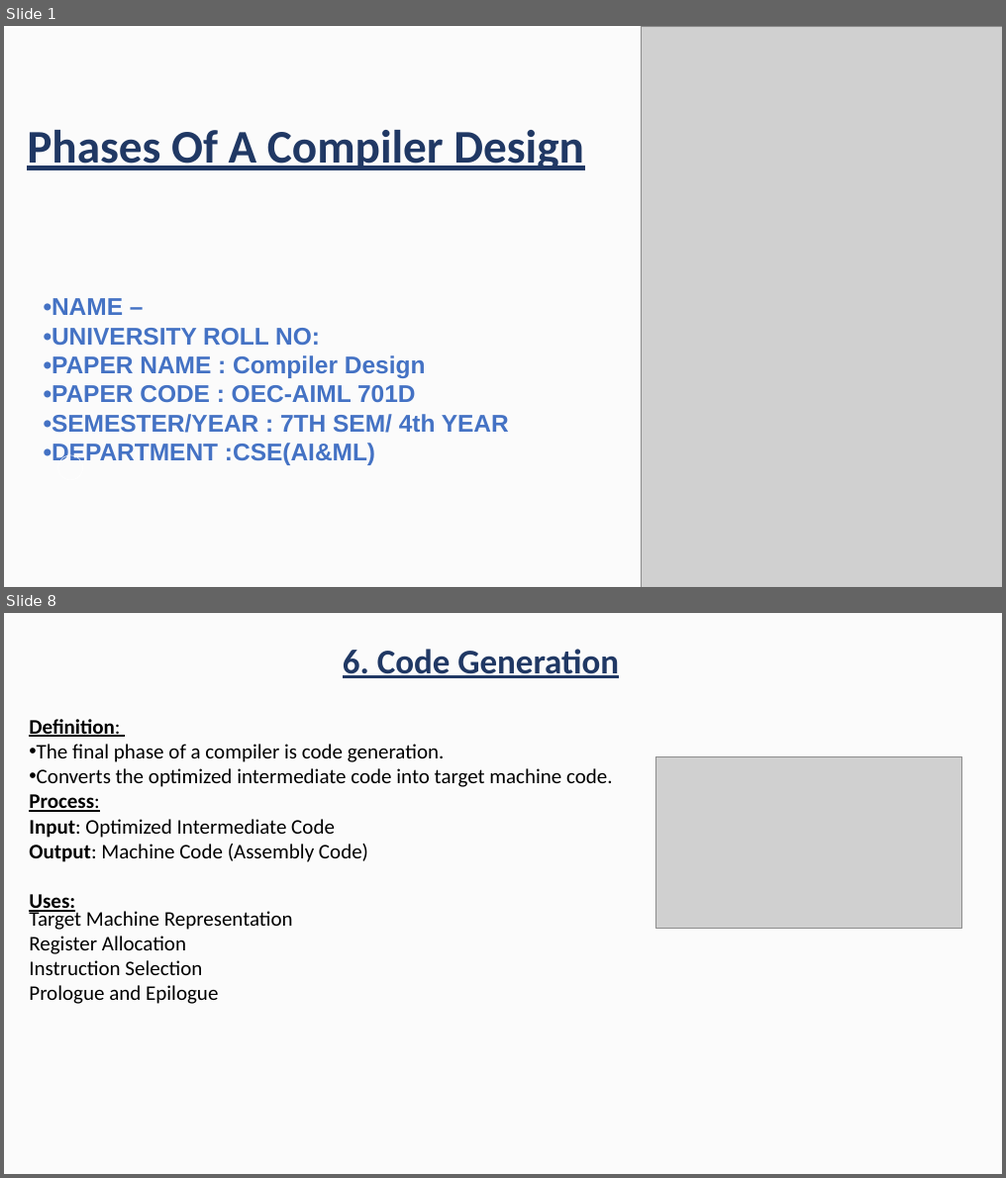
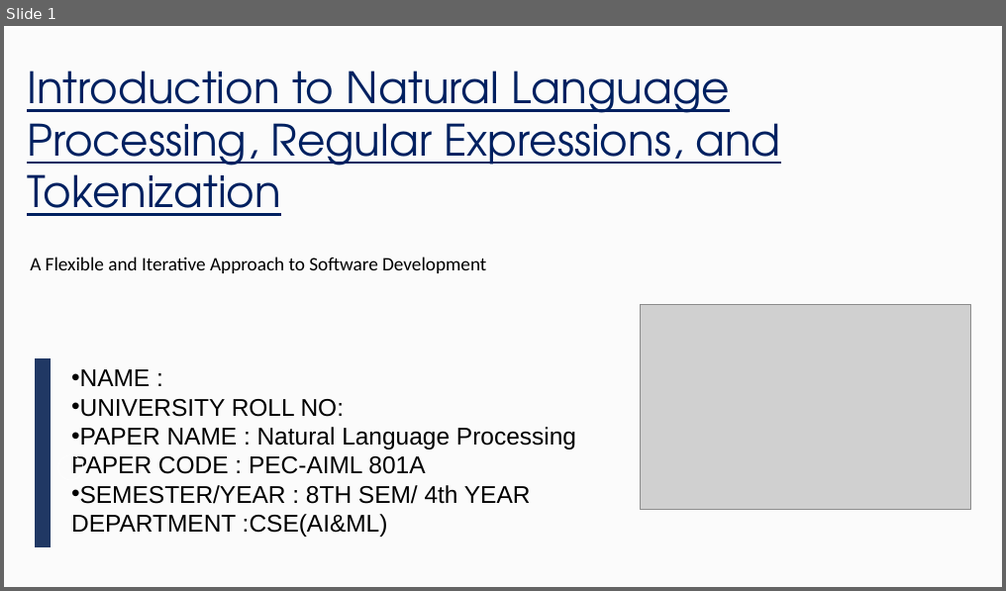
Before and after one commit to aditya2027krml/Undergraduate-CSE-AI-ML-Presentations-and-Reports-of-College, a slide deck: 4th Year/Presentations/34230821034.pptx. Shown one above the other, each under a label of ours: slides 1 and 8 before the commit, slide 1 after it; the slides between them are not shown. The pictures are 1006x1178 and 1006x591 pixels, drawn with LibreOffice and Linux fonts; fonts in the diff are those of the drawing; grey boxes stand for pictures; background and template pictures are left out. Boxes give left, top, right and bottom in pixels: in the first picture for what was removed or moved away, otherwise in the second. Text is boxed around its words. In the diff, an @@ line names an element or a change of style, - is before the commit and + after.

Commit message:
Add files via upload
Introduction to Natural Language Processing, Regular Expressions, and Tokenization

```diff
--- a/4th Year/Presentations/34230821034.pptx
+++ b/4th Year/Presentations/34230821034.pptx
@@ slide 8 removed at <box>4,613,1002,1174</box>, background picture (left out) @@
@@ rectangle removed at <box>4,613,1002,1174</box> @@
@@ text removed at <box>343,649,619,678</box> @@
-6. Code Generation
@@ text removed at <box>29,719,613,1004</box> @@
-Definition:
-• The final phase of a compiler is code generation.
-• Converts the optimized intermediate code into target machine code.
-Process:
-Input: Optimized Intermediate Code
-Output: Machine Code (Assembly Code)
-Uses:
-Target Machine Representation
-Register Allocation
-Instruction Selection
-Prologue and Epilogue
@@ picture removed at <box>655,758,961,929</box> @@
@@ slide 1 changed as well @@
@@ picture removed at <box>641,26,1002,587</box> @@
@@ text at <box>27,71,781,216</box>: text changed; size 54 to 50 pt; font Calibri to TeX Gyre Adventor; text colour #203864 to #002060; bold off @@
-Phases Of A Compiler Design
+Introduction to Natural Language Processing, Regular Expressions, and Tokenization
@@ text added at <box>30,257,486,274</box>, 22 pt, text #000000 @@
+A Flexible and Iterative Approach to Software Development
@@ picture added at <box>640,305,970,509</box> @@
@@ freeform shape added at <box>35,359,51,548</box>, fill #203864 @@
@@ text at <box>71,370,576,537</box>: text changed; text colour #4472C4 to #000000; bold off @@
-•NAME –
-•UNIVERSITY ROLL NO:
-•PAPER NAME : Compiler Design
-•PAPER CODE : OEC-AIML 701D
-•SEMESTER/YEAR : 7TH SEM/ 4th YEAR •DEPARTMENT :CSE(AI&ML)
+• NAME :
+• UNIVERSITY ROLL NO:
+• PAPER NAME : Natural Language Processing PAPER CODE : PEC-AIML 801A
+• SEMESTER/YEAR : 8TH SEM/ 4th YEAR DEPARTMENT :CSE(AI&ML)
```
Also in this commit, not shown: 1 other slide changed, 9 slides added, 8 other slides removed.
